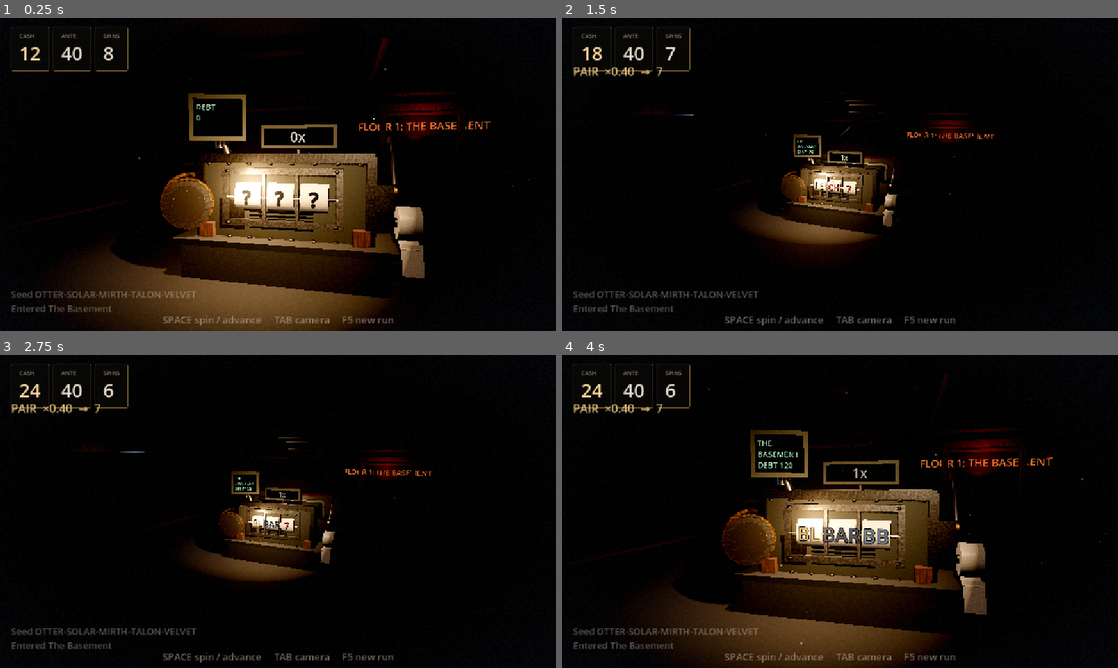
Above: before the commit, frames 1-4 (two rows, left to right).
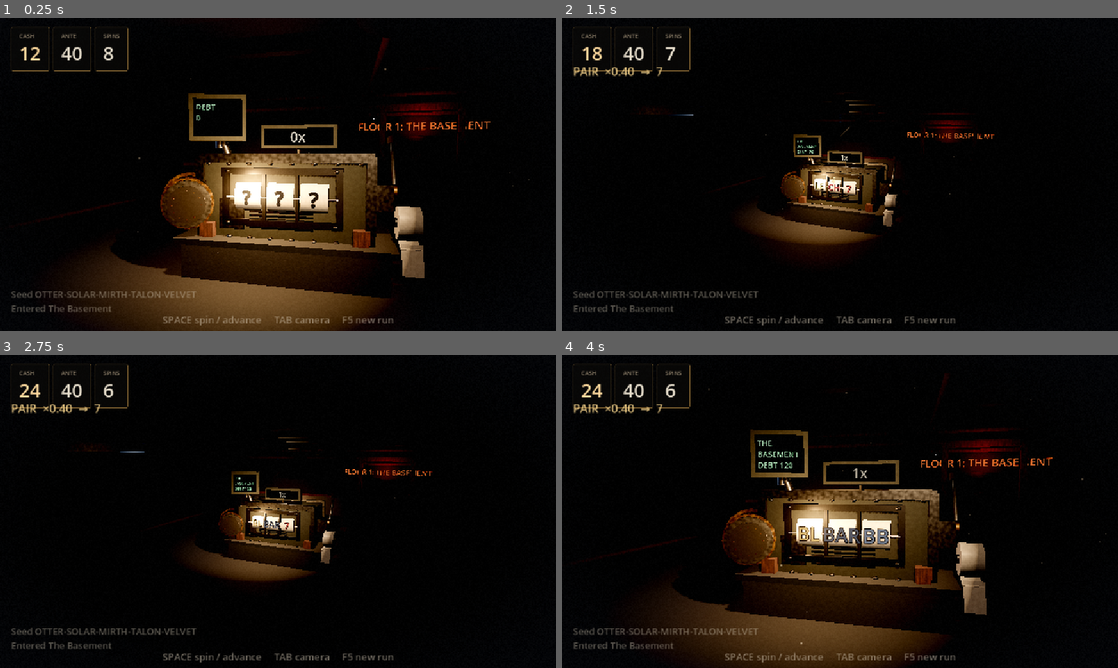
Above: after the commit, the same moments.

Repository: 11wallial/mum-birthday-weekend
Game: Godot game, scene res://scenes/3d/casino_room.tscn
The game is run twice, just before and just after one commit, with the same random seed, the same clock (stepped at 60 frames per second) and the same inputs.
Inputs:
- Up to frame 1 (0.25 s): no input
- Up to frame 2 (1.5 s): tap Enter (bb_confirm) at 0.5 s; hold Space (bb_advance) 0.53-1.28 s; tap Tab (bb_camera) at 1.35 s
- Up to frame 3 (2.75 s): hold Enter (bb_confirm) from 2.03 s (still down)
- Up to frame 4 (4 s): release Enter (bb_confirm) at 2.78 s; tap Space (bb_advance) at 2.85 s; hold Tab (bb_camera) from 3.53 s (still down)

The runs differ from the first frame. In frame 1, 2.0% of the frame differs, in the area x 28-72%, y 41-73%; in frame 2, 0.3%; in frame 3, 0.3%; in frame 4, 1.9%.

Commit message:
Match feature size to tile density, and keep the bezel clean
The last of the surface noise, and a note on why it took several passes.

Feature size on these procedural maps is (1 / noise frequency) / 256 texels /
tiles-per-metre. Raising the tile density to stop the blotching shrank every
feature along with it, so the same surfaces went from leopard print straight to
granite without ever passing through "worn paint". The frequencies now come down
to match, and the physical size of a mark stays roughly constant across the set
whatever its tiling.

Two surfaces stop carrying wear maps at all, because they were never surfaces the
world had touched: the housing behind the reels is a sealed cavity, and adding
grain there put noise exactly where the eye is trying to read three symbols; and
the bezel is the one part of the machine somebody wipes. On a full metal a
roughness map breaks the highlight into a cast, hammered surface — right for the
chassis, wrong for the window the game is read through.

131/131 pass.

Co-Authored-By: Claude Opus 5 <noreply@anthropic.com>
Claude-Session: https://claude.ai/code/session_01QE67eTNkeMzNdUncixHbtk

Diff:
--- a/break-the-bank/scripts/presentation/look/machine_frame.gd
+++ b/break-the-bank/scripts/presentation/look/machine_frame.gd
@@ -96,7 +96,7 @@
 	# on a flat panel. This is most of what sells the depth of the front face.
 	_box(chassis, Vector3(1.28, 0.62, 0.3),
 			Vector3(0.0, CHASSIS_Y + 0.04, CHASSIS.z - 0.28),
-			Materials.painted(Color(0.09, 0.085, 0.075), 13))
+			Materials.cavity())
 	# Ventilation louvres on the lower front, an inspection hatch on the left.
 	for i: int in 5:
 		_box(chassis, Vector3(0.72, 0.022, 0.03),
@@ -153,7 +153,7 @@
 	var bezel: Node3D = _group(&"Bezel")
 	var y: float = CHASSIS_Y + 0.05
 	var z: float = CHASSIS.z + 0.02
-	var steel: StandardMaterial3D = Materials.machined(Color(0.62, 0.61, 0.6), 58)
+	var steel: StandardMaterial3D = Materials.chrome()
 	_box(bezel, Vector3(1.34, 0.07, 0.09), Vector3(0.0, y + 0.29, z), steel)
 	_box(bezel, Vector3(1.34, 0.07, 0.09), Vector3(0.0, y - 0.29, z), steel)
 	for sx: float in [-1.0, 1.0]:
--- a/break-the-bank/scripts/presentation/look/materials.gd
+++ b/break-the-bank/scripts/presentation/look/materials.gd
@@ -38,10 +38,10 @@
 	return _build("paint:%s:%d" % [tint.to_html(false), seed_value], func() -> StandardMaterial3D:
 		var material: StandardMaterial3D = StandardMaterial3D.new()
 		material.albedo_color = tint
-		material.albedo_texture = ProcTextures.grime(seed_value, 0.035, 1.05, 0.84)
-		material.roughness_texture = ProcTextures.roughness(seed_value + 1, 0.72, 0.84)
-		material.normal_enabled = true
-		material.normal_texture = ProcTextures.bumps(seed_value + 2, 0.8)
+		material.albedo_texture = ProcTextures.grime(seed_value, 0.012, 1.05, 0.82)
+		material.roughness_texture = ProcTextures.roughness(seed_value + 1, 0.72, 0.84, 0.012)
+		material.normal_enabled = true
+		material.normal_texture = ProcTextures.bumps(seed_value + 2, 0.8, 0.02)
 		material.normal_scale = 0.1
 		material.metallic = 0.25
 		material.metallic_specular = 0.4
@@ -70,8 +70,8 @@
 	return _build("brass:%d" % seed_value, func() -> StandardMaterial3D:
 		var material: StandardMaterial3D = StandardMaterial3D.new()
 		material.albedo_color = BRASS
-		material.albedo_texture = ProcTextures.grime(seed_value, 0.05, 1.2, 0.55)
-		material.roughness_texture = ProcTextures.roughness(seed_value + 1, 0.18, 0.62)
+		material.albedo_texture = ProcTextures.grime(seed_value, 0.024, 1.2, 0.62)
+		material.roughness_texture = ProcTextures.roughness(seed_value + 1, 0.2, 0.56, 0.022)
 		material.normal_enabled = true
 		material.normal_texture = ProcTextures.bumps(seed_value + 2, 0.5, 0.12)
 		material.normal_scale = 0.12
@@ -86,8 +86,8 @@
 	return _build("steel:%s:%d" % [tint.to_html(false), seed_value], func() -> StandardMaterial3D:
 		var material: StandardMaterial3D = StandardMaterial3D.new()
 		material.albedo_color = tint
-		material.albedo_texture = ProcTextures.grime(seed_value, 0.06, 1.0, 0.8)
-		material.roughness_texture = ProcTextures.roughness(seed_value + 1, 0.26, 0.46)
+		material.albedo_texture = ProcTextures.grime(seed_value, 0.022, 1.0, 0.82)
+		material.roughness_texture = ProcTextures.roughness(seed_value + 1, 0.26, 0.46, 0.02)
 		material.metallic = 1.0
 		_triplanar(material, 3.2)
 		return material)
@@ -99,7 +99,7 @@
 	return _build("enamel:%s:%d" % [tint.to_html(false), seed_value], func() -> StandardMaterial3D:
 		var material: StandardMaterial3D = StandardMaterial3D.new()
 		material.albedo_color = tint
-		material.albedo_texture = ProcTextures.grime(seed_value, 0.09, 1.0, 0.72)
+		material.albedo_texture = ProcTextures.grime(seed_value, 0.05, 1.0, 0.82)
 		material.roughness = 0.38
 		material.metallic = 0.0
 		_triplanar(material, 1.4)
@@ -177,6 +177,34 @@
 
 
 ## An unlit dark face for a readout to sit on — the odds strip, a dial window.
+## Polished chrome, for the one part of the machine that is kept clean: the
+## window frame the reels are read through. Every other metal here carries a
+## roughness map, and on a full metal that breaks the highlight into a cast,
+## hammered surface — right for the chassis, wrong for a bezel someone wipes.
+static func chrome() -> StandardMaterial3D:
+	return _build("chrome", func() -> StandardMaterial3D:
+		var material: StandardMaterial3D = StandardMaterial3D.new()
+		material.albedo_color = Color(0.616, 0.608, 0.596)
+		material.albedo_texture = ProcTextures.grime(91, 0.02, 1.0, 0.9)
+		material.metallic = 1.0
+		material.roughness = 0.24
+		_triplanar(material, 2.0)
+		return material)
+
+
+## A plain, matte, near-black interior — the inside of the reel housing. Wear
+## maps belong on surfaces the world has touched; the inside of a sealed box is
+## not one of them, and putting grain there just adds noise where the eye is
+## trying to read three symbols.
+static func cavity() -> StandardMaterial3D:
+	return _build("cavity", func() -> StandardMaterial3D:
+		var material: StandardMaterial3D = StandardMaterial3D.new()
+		material.albedo_color = Color(0.055, 0.051, 0.043)
+		material.roughness = 0.92
+		material.metallic = 0.0
+		return material)
+
+
 static func readout_face() -> StandardMaterial3D:
 	return _build("readout_face", func() -> StandardMaterial3D:
 		var material: StandardMaterial3D = StandardMaterial3D.new()
